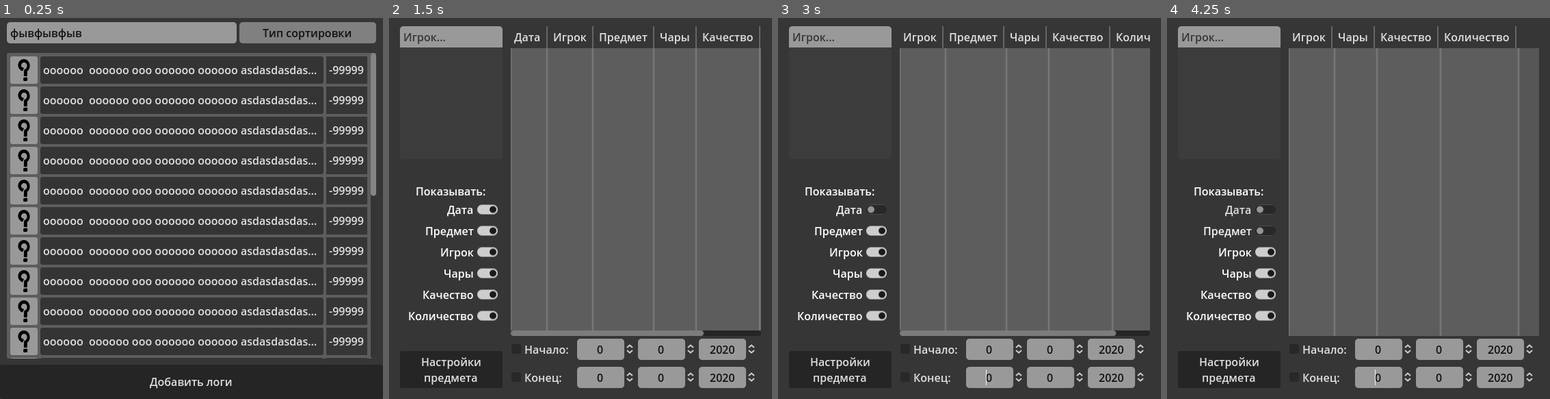
Above: before the commit, frames 1-4 (left to right).
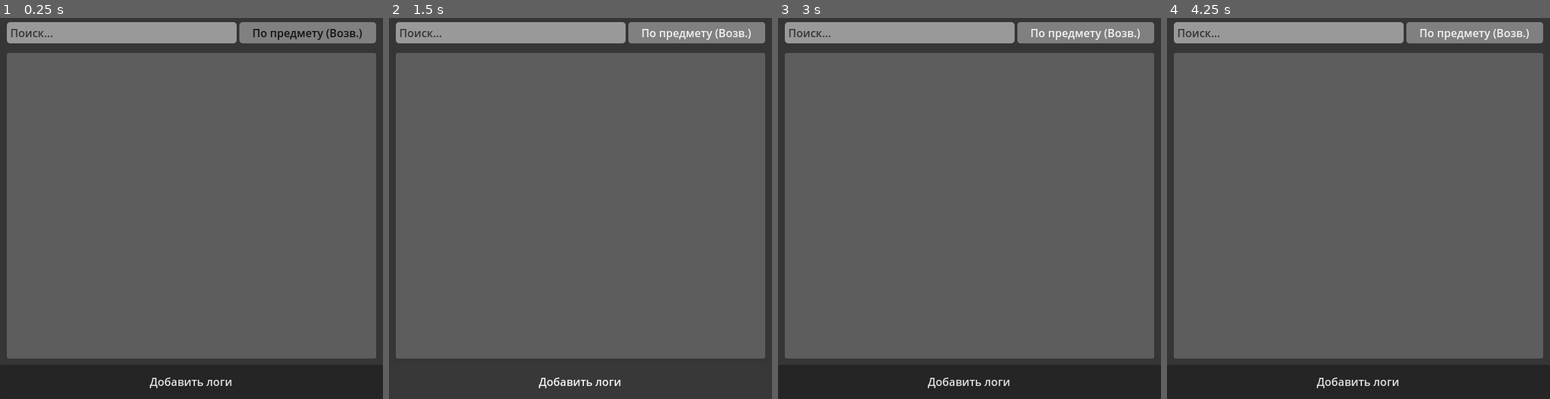
Above: after the commit, the same moments.

Repository: LFind/AlbionLogReader
Game: Godot game, scene res://scenes/Table.tscn
Two runs of this game, one before a commit and one after it. Both use one fixed random seed, a clock stepped at 60 frames per second and the inputs below. The engine's default icon, where the game draws it, is replaced by a stand-in: a white triangle on a blue panel in a dark square.
Inputs (mouse positions are in pixels of both pictures, inside the frame that each line leads up to):
- Up to frame 1 (0.25 s): no input
- Up to frame 2 (1.5 s): click "Тип сортировки" (after the commit: "По предмету (Возв.)") at 0.5 s; click "oooooo oooooo ooo oooooo oooo…" (after the commit: "Добавить логи") at 1.25 s
- Up to frame 3 (3 s): click "Добавить логи" at 2 s; click (839, 208) at 2.75 s, where only the run before the commit has a clickable "Дата"
- Up to frame 4 (4.25 s): click (1228, 231) at 3.5 s, where only the run before the commit has a clickable "Предмет"

The runs differ from the first frame. In frame 1, 66% of the frame differs, in the area x 2-99%, y 2-90%; in frame 2, 39%; in frame 3, 39%; in frame 4, 38%.
Error before the commit: Invalid access to property or key 'items_update' on a base object of type 'Node (Event.gd)'. (res://scenes/Table.gd:24)

Commit message:
Update Table.gd

Diff:
--- a/scenes/Table.gd
+++ b/scenes/Table.gd
@@ -21,7 +21,7 @@
 func _ready():
 	DisplayServer.window_set_size(Vector2i(size))
 	DisplayServer.window_can_draw()
-	Event.items_update.connect(_update)
+	Event.update_logs.connect(_update)
 
 	button_add_log.pressed.connect(func():
 		LogData.append_logs(LogData.parse(DisplayServer.clipboard_get()))
@@ -114,7 +114,7 @@
 	for node in container_items.get_children():
 		node.queue_free()
 
-	for item in LogData.get_existing_items(LogData.log_data):
+	for item in LogData.get_unique_items(LogData.log_data):
 		var scene = preload("res://scenes/elements/table_item.tscn").instantiate()
 		scene.set_item(item)
 		item_nodes.append(scene)
